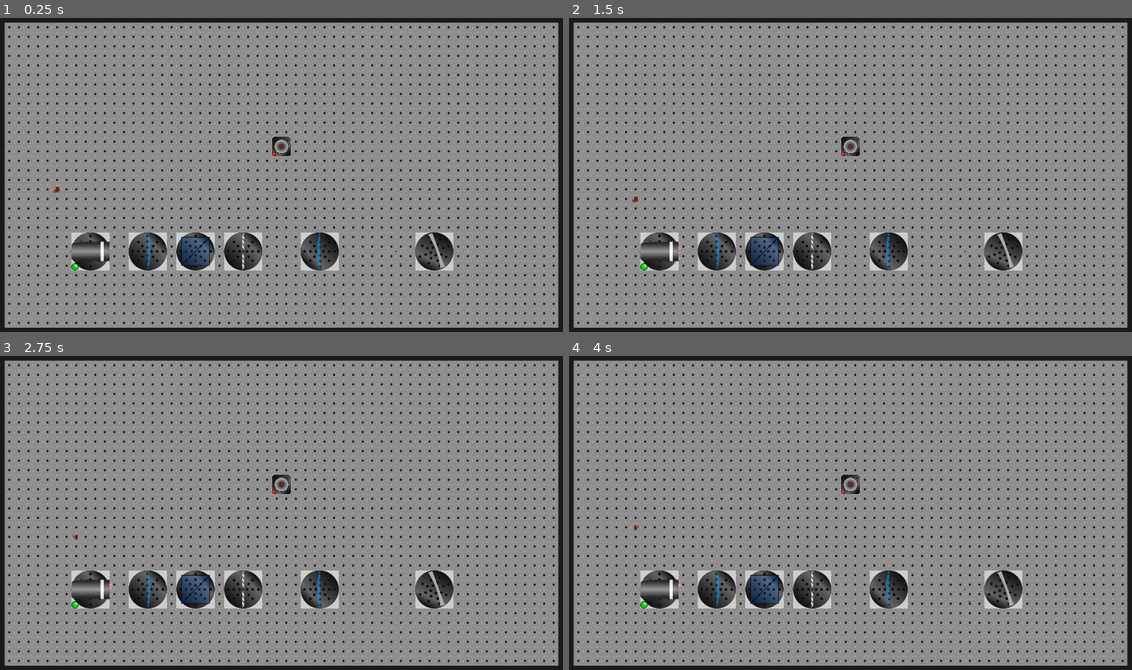
Above: before the commit, frames 1-4 (two rows, left to right).
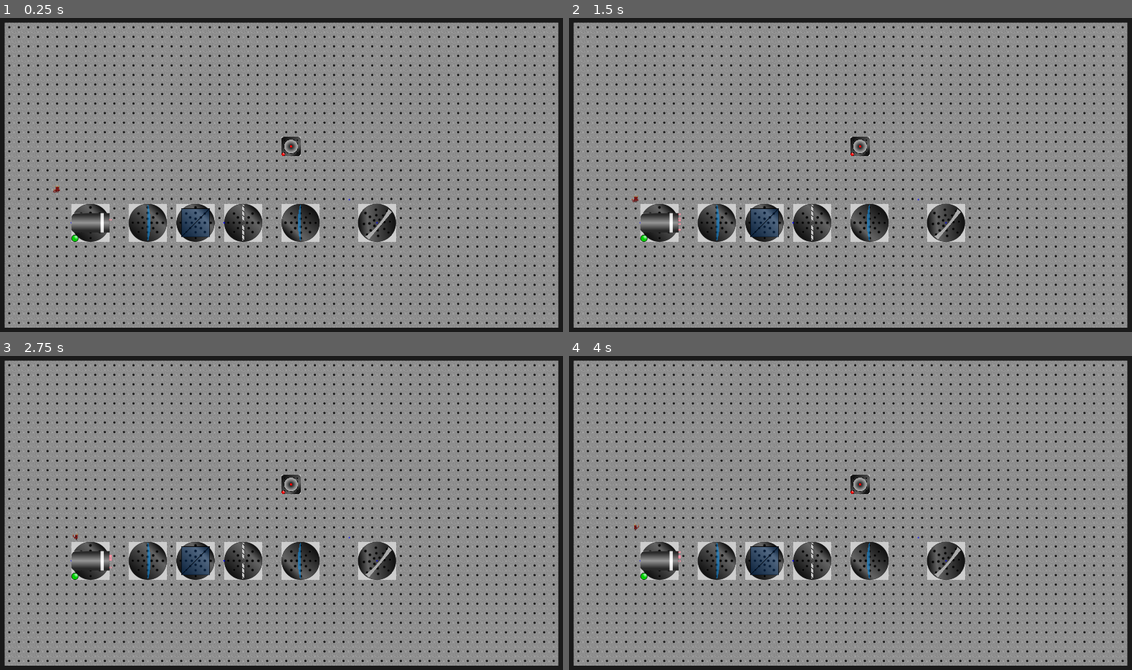
Above: after the commit, the same moments.

Repository: mbapplegate/maxwellDemon
Game: Godot game, scene res://worlds/test_world.tscn
The game is run twice, just before and just after one commit, with the same random seed, the same clock (stepped at 60 frames per second) and the same inputs. The project has no main scene, so this scene is started directly.
Inputs:
- Up to frame 1 (0.25 s): no input
- Up to frame 2 (1.5 s): tap Enter at 0.5 s; hold Right (right) 0.53-1.28 s; hold Shift (pull) 0.53-1.28 s; tap Space (toggleEnergize) at 1.25 s; hold Down (down) from 1.28 s (still down); tap Q (rotateCCW) at 1.35 s
- Up to frame 3 (2.75 s): tap Enter at 2 s; release Down (down) at 2.03 s; hold Right (right) from 2.03 s (still down); hold E (rotateCW) from 2.03 s (still down)
- Up to frame 4 (4 s): tap Space (toggleEnergize) at 2.75, 2.85 s; release Right (right) at 2.78 s; release E (rotateCW) at 2.78 s; hold Up (up) 2.78-3.53 s; tap Enter at 3.5 s; hold Left (left) from 3.53 s (still down); hold Shift (pull) from 3.53 s (still down)

The runs differ from the first frame. In frame 1, 8.4% of the frame differs, in the area x 12-81%, y 37-81%; in frame 2, 8.5%; in frame 3, 8.5%; in frame 4, 8.5%.

Commit message:
Changed grid snapping

Diff:
--- a/worlds/test_world.tscn
+++ b/worlds/test_world.tscn
@@ -48,37 +48,37 @@
 scale = Vector2(1, 1)
 
 [node name="PointSource" parent="." instance=ExtResource("8_1t5aj")]
-position = Vector2(968, 448)
+position = Vector2(992, 448)
 angleRange = Vector2(-0.25, 0.25)
 rayColor = Vector3(1, 0, 0)
 isRotatable = false
 isEnergized = false
 
 [node name="LensPlanoConvex" parent="." instance=ExtResource("8_t0pox")]
-position = Vector2(520, 808)
+position = Vector2(512, 704)
 LENS_HEIGHT = 120
 isEnergizeable = false
 
 [node name="BeamSplitter" parent="." instance=ExtResource("8_78hy1")]
-position = Vector2(680, 808)
-reflectivity = 0.0
+position = Vector2(672, 704)
 
 [node name="LaserSource" parent="." instance=ExtResource("8_a3hu6")]
-position = Vector2(304, 808)
+position = Vector2(320, 704)
 rayColor = Vector3(1, 0, 0.1)
 isEnergized = true
 
 [node name="parabolicMirror" parent="." instance=ExtResource("9_fpswf")]
-position = Vector2(1472, 808)
-initialAngle = 160.0
+position = Vector2(1280, 704)
+initialAngle = 220.0
 isEnergizeable = false
 
 [node name="Iris" parent="." instance=ExtResource("9_l7d0q")]
-position = Vector2(832, 808)
+position = Vector2(832, 704)
 aperture_width = 12
+isEnergized = true
 
 [node name="LensPlanoConvex2" parent="." instance=ExtResource("8_t0pox")]
-position = Vector2(1088, 808)
+position = Vector2(1024, 704)
 LENS_HEIGHT = 120
 initialAngle = 180.0
 isEnergizeable = false
